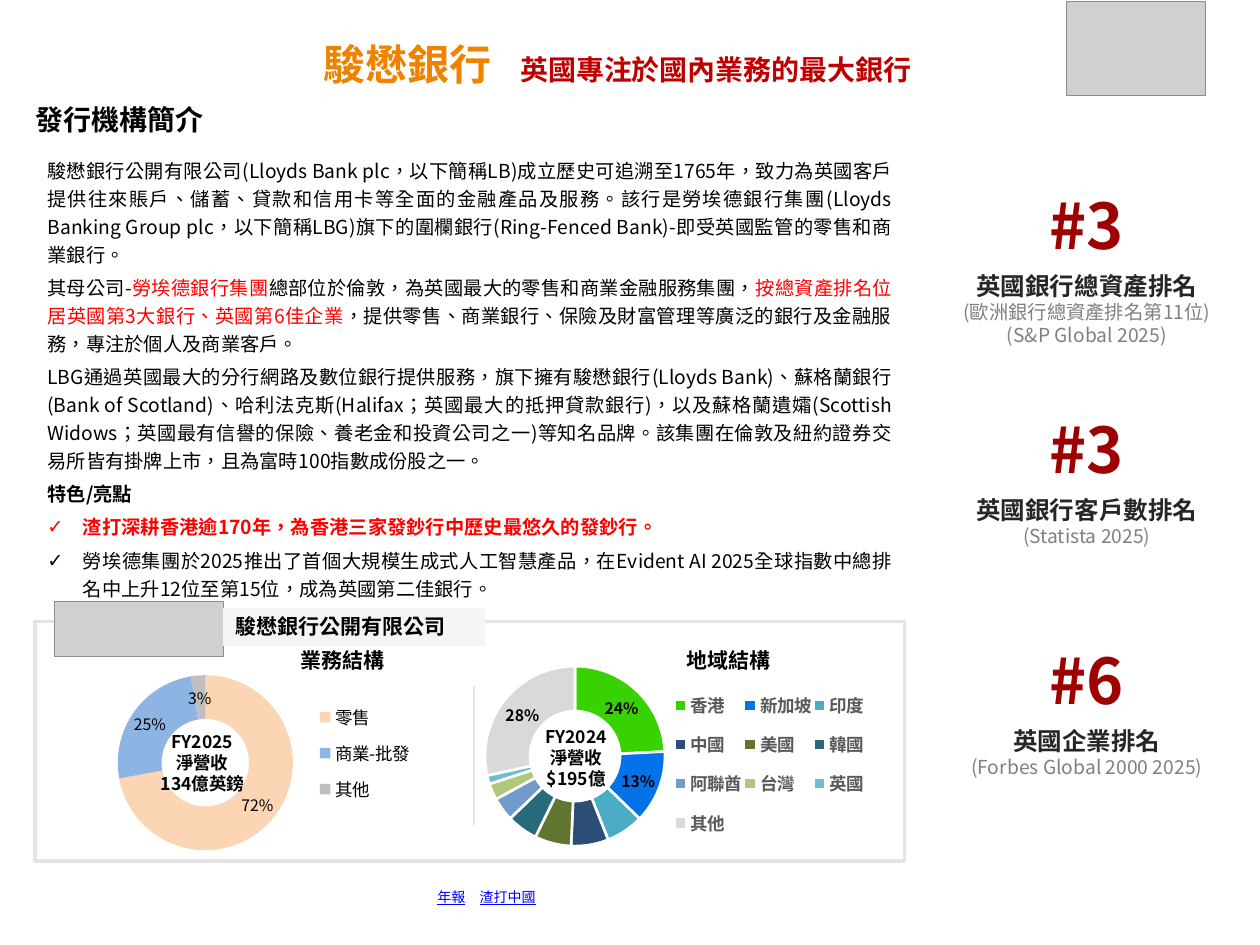
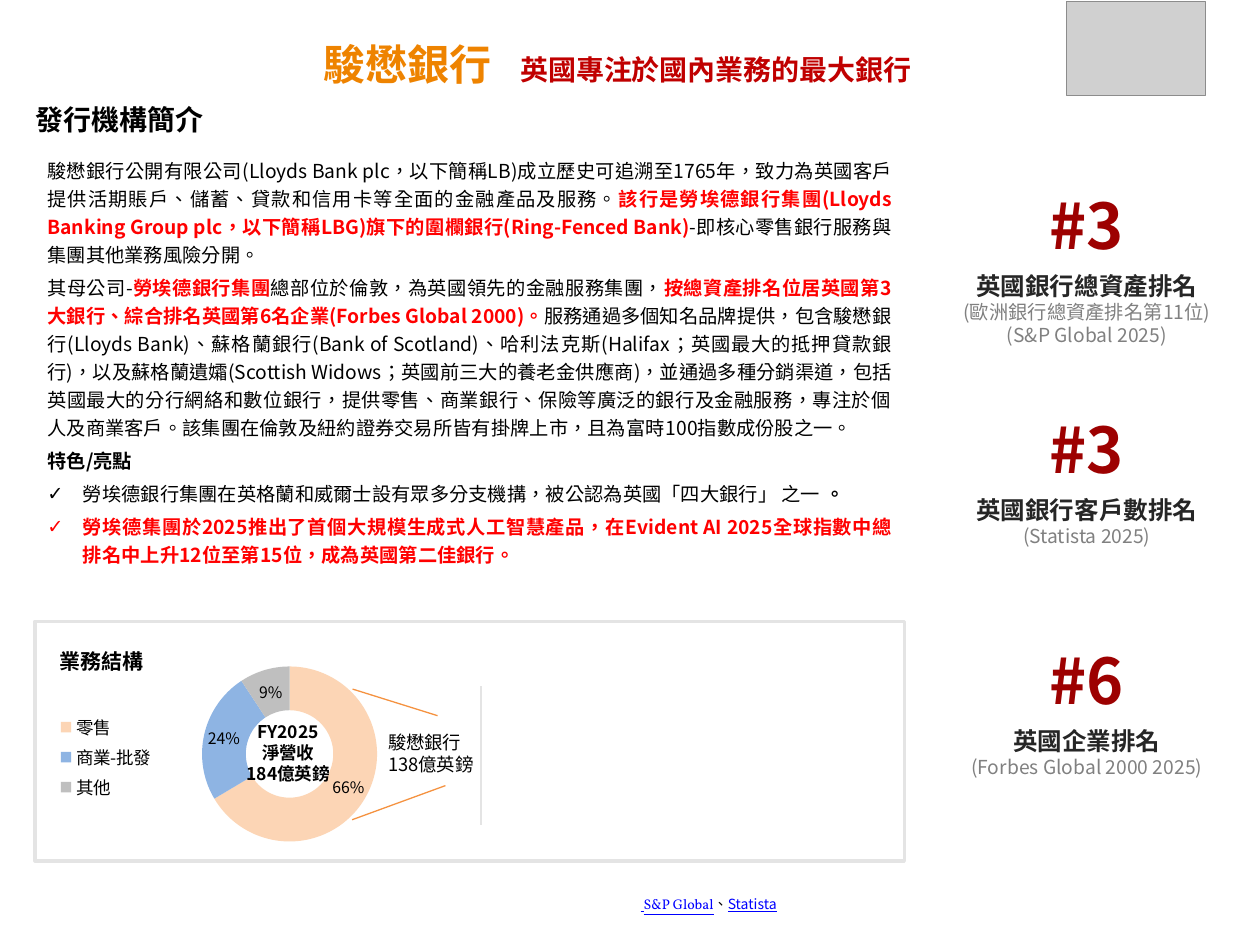
Before and after one commit to BucoKuo/RPA, a slide deck: slide 2 of 一銀-駿懋銀行(1Q26).pptx. Drawn at 1260x945 pixels with LibreOffice and Linux fonts; fonts in the diff are those of the drawing; grey boxes stand for pictures; background and template pictures are left out. Boxes give left, top, right and bottom in pixels: in the first picture for what was removed or moved away, otherwise in the second. Text is boxed around its words. In the diff, an @@ line names an element or a change of style, - is before the commit and + after.

```diff
--- a/一銀-駿懋銀行(1Q26).pptx
+++ b/一銀-駿懋銀行(1Q26).pptx
@@ text at <box>47,161,892,437</box>: text changed @@
-駿懋銀行公開有限公司(Lloyds Bank plc，以下簡稱LB)成立歷史可追溯至1765年，致力為英國客戶提供往來賬戶、儲蓄、貸款和信用卡等全面的金融產品及服務。該行是勞埃德銀行集團(Lloyds Banking Group plc，以下簡稱LBG)旗下的圍欄銀行(Ring-Fenced Bank)-即受英國監管的零售和商業銀行。
-其母公司-勞埃德銀行集團總部位於倫敦，為英國最大的零售和商業金融服務集團，按總資產排名位居英國第3大銀行、英國第6佳企業，提供零售、商業銀行、保險及財富管理等廣泛的銀行及金融服務，專注於個人及商業客戶。
-LBG通過英國最大的分行網路及數位銀行提供服務，旗下擁有駿懋銀行(Lloyds Bank)、蘇格蘭銀行(Bank of Scotland)、哈利法克斯(Halifax；英國最大的抵押貸款銀行)，以及蘇格蘭遺孀(Scottish Widows；英國最有信譽的保險、養老金和投資公司之一)等知名品牌。該集團在倫敦及紐約證券交易所皆有掛牌上市，且為富時100指數成份股之一。
+駿懋銀行公開有限公司(Lloyds Bank plc，以下簡稱LB)成立歷史可追溯至1765年，致力為英國客戶提供活期賬戶、儲蓄、貸款和信用卡等全面的金融產品及服務。該行是勞埃德銀行集團(Lloyds Banking Group plc，以下簡稱LBG)旗下的圍欄銀行(Ring-Fenced Bank)-即核心零售銀行服務與集團其他業務風險分開。
+其母公司-勞埃德銀行集團總部位於倫敦，為英國領先的金融服務集團，按總資產排名位居英國第3大銀行、綜合排名英國第6名企業(Forbes Global 2000)。服務通過多個知名品牌提供，包含駿懋銀行(Lloyds Bank)、蘇格蘭銀行(Bank of Scotland)、哈利法克斯(Halifax；英國最大的抵押貸款銀行)，以及蘇格蘭遺孀(Scottish Widows；英國前三大的養老金供應商)，並通過多種分銷渠道，包括英國最大的分行網絡和數位銀行，提供零售、商業銀行、保險等廣泛的銀行及金融服務，專注於個人及商業客戶。該集團在倫敦及紐約證券交易所皆有掛牌上市，且為富時100指數成份股之一。
@@ text at <box>83,484,845,503</box>: text changed; text colour #FF0000 to #000000; bold off @@
-✓ 渣打深耕香港逾170年，為香港三家發鈔行中歷史最悠久的發鈔行。
+✓ 勞埃德銀行集團在英格蘭和威爾士設有眾多分支機搆，被公認為英國「四大銀行」 之一 。
@@ text at <box>83,517,722,564</box>: text colour #000000 to #FF0000, bold on in "勞埃德集團於2025推出了首個大規模生成式人工智慧產品，在Evident AI 2025全球指數中總排名中上升12位至第 ..." @@
@@ picture removed at <box>54,601,223,656</box> @@
@@ rectangle removed at <box>223,607,485,645</box> @@
-駿懋銀行公開有限公司
@@ doughnut chart at <box>44,658,451,858</box> @@
@@ Series 1, 零售: 72 to 66 @@
@@ Series 1, 商業-批發: 25 to 24 @@
@@ Series 1, 其他: 3 to 9 @@
@@ legend changed @@
@@ plot area changed @@
@@ text "業務結構": place and size @@
-text "業務結構" at <box>301,647,385,673</box>
+text "業務結構" at <box>59,648,143,674</box>
@@ doughnut chart removed at <box>440,631,878,915</box> @@
-categories: 香港, 新加坡, 印度, 中國, 美國, 韓國, 阿聯酋, 台灣, 英國, 其他
-Series 1: 24, 13, 7, 7, 7, 6, 4, 3, 2, 28
@@ text removed at <box>687,647,771,673</box> @@
-地域結構
@@ line added from (353, 689) to (437, 716), #F69240 0.75 pt @@
@@ line moved from (474, 687) - (474, 825) to (481, 687) - (481, 825) @@
@@ text "FY2025": place and size @@
-text "FY2025" at <box>161,730,244,795</box>
+text "FY2025" at <box>247,720,330,782</box>
@@ text added at <box>388,733,473,773</box>, 10.5 pt, text #000000 @@
+駿懋銀行
+138億英鎊
@@ text removed at <box>546,730,607,788</box> @@
-FY2024
-淨營收
-$195億
@@ text at <box>247,765,330,782</box>: text changed @@
-134億英鎊
+184億英鎊
@@ line added from (352, 820) to (446, 786), #F69240 0.75 pt @@
@@ text at <box>325,893,835,915</box>: text changed @@
-資料來源：官網、年報、渣打中國、新聞整理 | 註：Ventures包括渣打創投(SC Ventures)及其相關實體，以及集團兩家持有多數股權的數位銀行(香港Mox和Trust Bank)
+資料來源：官網、年報、新聞整理、capital.com、 S&P Global、Statista、Forbes Global 2000、 Evident insights
```
Also in this commit, not shown: 2 other slides changed, 1 slide added, 1 slide removed.
